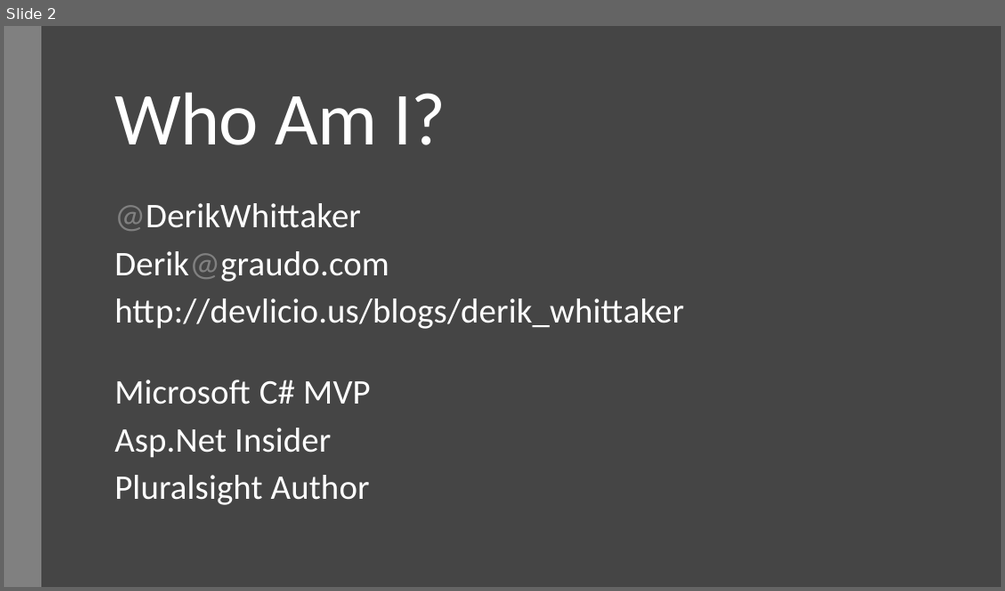
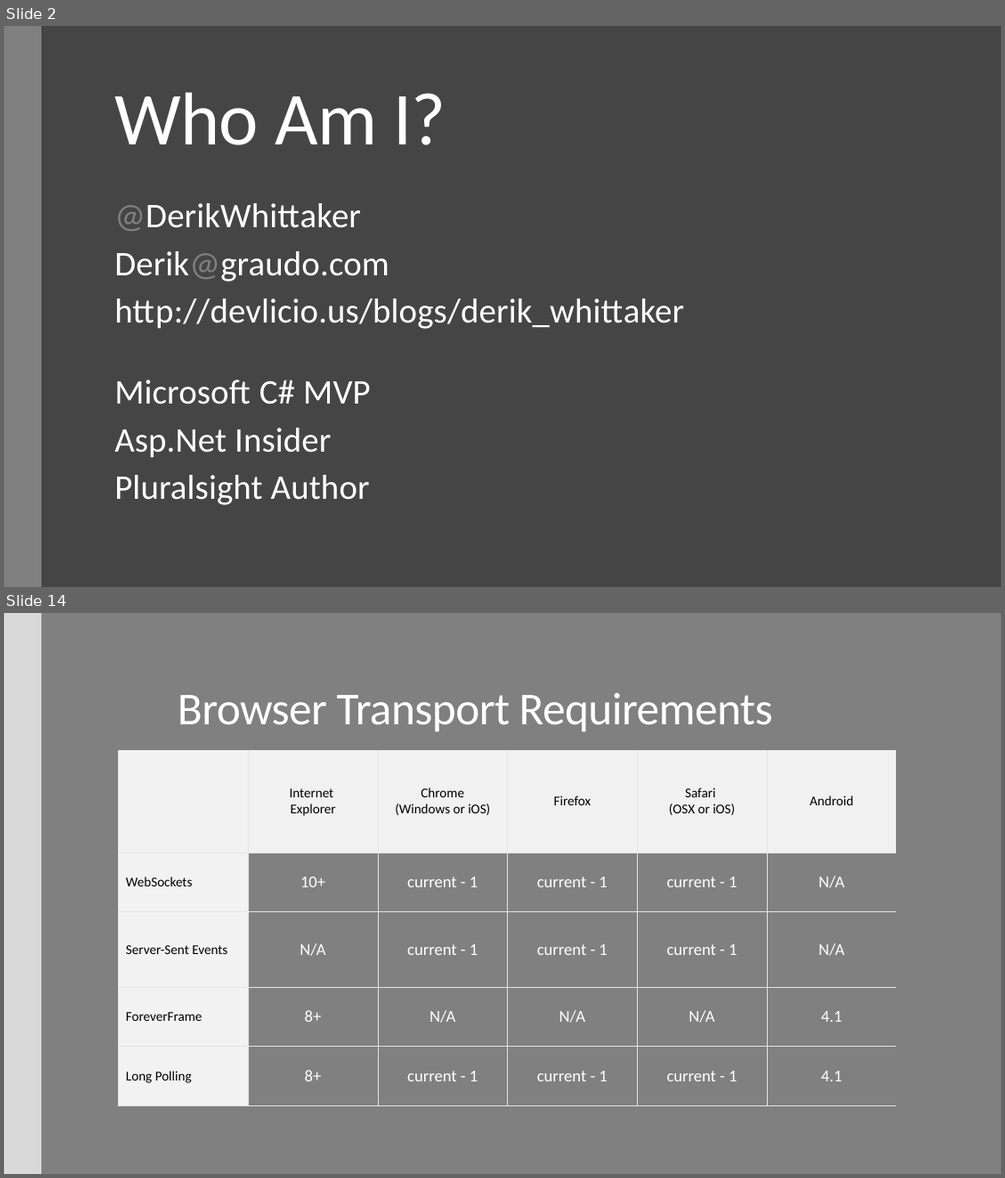
Before and after one commit to derikwhittaker/Demo.SignalR, a slide deck: RoanokeNug/DerikWhittaker_SignalR.pptx. Shown one above the other, each under a label of ours: slide 2 before the commit, slides 2 and 14 after it; the slides between them are not shown. The pictures are 1005x591 and 1005x1178 pixels, drawn with LibreOffice and Linux fonts; fonts in the diff are those of the drawing. Boxes give left, top, right and bottom in pixels: in the first picture for what was removed or moved away, otherwise in the second. Text is boxed around its words. In the diff, an @@ line names an element or a change of style, - is before the commit and + after.

```diff
--- a/RoanokeNug/DerikWhittaker_SignalR.pptx
+++ b/RoanokeNug/DerikWhittaker_SignalR.pptx
@@ slide 14 added at (4, 613, 1001, 1174), background #808080 @@
@@ rectangle added at (4, 613, 41, 1174), fill #D9D9D9 @@
@@ title added at (178, 693, 773, 731), 44 pt, text #FFFFFF @@
+Browser Transport Requirements
@@ table added at (119, 750, 895, 1106), 5 rows, 6 columns @@
+ | Internet Explorer | Chrome (Windows or iOS) | Firefox | Safari (OSX or iOS) | Android
+WebSockets | 10+ | current - 1 | current - 1 | current - 1 | N/A
+Server-Sent Events | N/A | current - 1 | current - 1 | current - 1 | N/A
+ForeverFrame | 8+ | N/A | N/A | N/A | 4.1
+Long Polling | 8+ | current - 1 | current - 1 | current - 1 | 4.1
```
Also in this commit, not shown: 7 slides changed, 19 other slides added, 4 slides removed, 6 other files.
